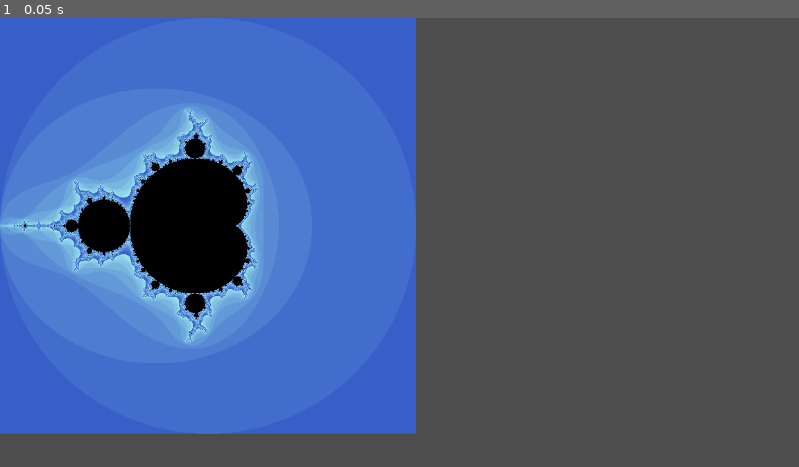
Above: before the commit, frame 1.
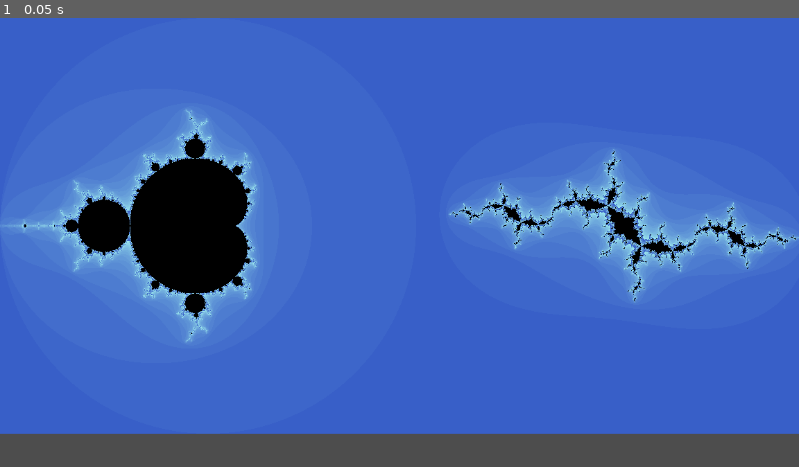
Above: after the commit, the same moment.

Repository: Wo0fle/fractal-designer
Game: Godot game, scene res://scenes/viewer.tscn
Two runs of this game, one before a commit and one after it. Both use one fixed random seed, a clock stepped at 60 frames per second and the inputs below. Before the commit the project starts from res://scenes/mandelbrot.tscn.
Inputs:
- Up to frame 1 (0.05 s): no input

The runs differ from the first frame. In frame 1, 49% of the frame differs, in the area x 0-100%, y 0-93%.

Commit message:
added julia set, share math
this is fun!

Diff:
--- a/project.godot
+++ b/project.godot
@@ -11,7 +11,7 @@
 [application]
 
 config/name="fractalscape"
-run/main_scene="res://scenes/mandelbrot.tscn"
+run/main_scene="res://scenes/viewer.tscn"
 config/features=PackedStringArray("4.0", "GL Compatibility")
 config/icon="res://icon.svg"
 
--- a/scenes/mandelbrot.gd
+++ /dev/null
@@ -1,16 +0,0 @@
-extends Node2D
-
-
-#var time = 0.0
-#var power = 0.1
-@onready var color_rect = $ColorRect
-
-#var initial_zoom = 4.0
-
-# Called every frame. 'delta' is the elapsed time since the previous frame.
-func _process(delta):
-	pass
-#	time += delta
-#	power += delta + 0.001
-#	var zoom = initial_zoom / pow(time, power)
-#	color_rect.get_material().set_shader_parameter("zoom", zoom)
--- a/scenes/mandelbrot.tscn
+++ /dev/null
@@ -1,25 +0,0 @@
-[gd_scene load_steps=4 format=3 uid="uid://5bviifyouljp"]
-
-[ext_resource type="Script" path="res://scenes/mandelbrot.gd" id="1_ddj44"]
-[ext_resource type="Shader" path="res://shaders/mandelbrot.gdshader" id="1_ghugf"]
-
-[sub_resource type="ShaderMaterial" id="ShaderMaterial_ycy42"]
-shader = ExtResource("1_ghugf")
-shader_parameter/initial_z = Vector2(0, 0)
-shader_parameter/exponent = 2.0
-shader_parameter/zoom = 4.0
-shader_parameter/center_x = 0.0
-shader_parameter/center_y = 0.0
-shader_parameter/max_iterations = 500
-shader_parameter/far_color = Vector3(56, 95, 200)
-shader_parameter/close_color = Vector3(162, 240, 240)
-shader_parameter/amount_of_colors = 10
-
-[node name="mandelbrot" type="Node2D"]
-script = ExtResource("1_ddj44")
-
-[node name="ColorRect" type="ColorRect" parent="."]
-material = SubResource("ShaderMaterial_ycy42")
-offset_right = 40.0
-offset_bottom = 40.0
-scale = Vector2(15, 15)
--- /dev/null
+++ b/scenes/viewer.tscn
@@ -0,0 +1,63 @@
+[gd_scene load_steps=6 format=3 uid="uid://dhlgkm0cdgaa4"]
+
+[ext_resource type="Shader" path="res://shaders/cset.gdshader" id="1_kmil1"]
+[ext_resource type="Shader" path="res://shaders/zset.gdshader" id="2_d3a85"]
+
+[sub_resource type="GDScript" id="GDScript_tlstf"]
+script/source = "extends Node2D
+
+
+#var time = 0.0
+#var power = 0.1
+@onready var c_set = $\"c-set\"
+
+#var initial_zoom = 4.0
+
+# Called every frame. 'delta' is the elapsed time since the previous frame.
+func _process(delta):
+	pass
+#	time += delta
+#	power += delta + 0.001
+#	var zoom = initial_zoom / pow(time, power)
+#	c_set.get_material().set_shader_parameter(\"zoom\", zoom)
+"
+
+[sub_resource type="ShaderMaterial" id="ShaderMaterial_ycy42"]
+shader = ExtResource("1_kmil1")
+shader_parameter/exponent = 2.0
+shader_parameter/zoom = 4.0
+shader_parameter/center_x = 0.0
+shader_parameter/center_y = 0.0
+shader_parameter/max_iterations = 500
+shader_parameter/far_color = Vector3(56, 95, 200)
+shader_parameter/close_color = Vector3(162, 240, 240)
+shader_parameter/amount_of_colors = 20
+shader_parameter/initial_z = Vector2(0, 0)
+
+[sub_resource type="ShaderMaterial" id="ShaderMaterial_y568x"]
+shader = ExtResource("2_d3a85")
+shader_parameter/exponent = 2.0
+shader_parameter/zoom = 4.0
+shader_parameter/center_x = 0.0
+shader_parameter/center_y = 0.0
+shader_parameter/max_iterations = 500
+shader_parameter/far_color = Vector3(56, 95, 200)
+shader_parameter/close_color = Vector3(162, 240, 240)
+shader_parameter/amount_of_colors = 20
+shader_parameter/initial_c = Vector2(-1.15, 0.26)
+
+[node name="viewer" type="Node2D"]
+script = SubResource("GDScript_tlstf")
+
+[node name="c-set" type="ColorRect" parent="."]
+material = SubResource("ShaderMaterial_ycy42")
+offset_right = 40.0
+offset_bottom = 40.0
+scale = Vector2(15, 15)
+
+[node name="z-set" type="ColorRect" parent="."]
+material = SubResource("ShaderMaterial_y568x")
+offset_left = 600.0
+offset_right = 640.0
+offset_bottom = 40.0
+scale = Vector2(15, 15)
--- /dev/null
+++ b/shaders/cset.gdshader
@@ -0,0 +1,14 @@
+shader_type canvas_item;
+
+#include "overall.gdshaderinc"
+
+uniform vec2 initial_z = vec2(0.0);
+
+void fragment() {
+	vec2 uv = UV - 0.5;
+	vec2 c = uv * zoom + vec2(center_x, -center_y);
+
+	vec2 z = vec2(initial_z.x, -initial_z.y);
+
+	COLOR = draw(z, c);
+}
--- /dev/null
+++ b/shaders/zset.gdshader
@@ -0,0 +1,14 @@
+shader_type canvas_item;
+
+#include "overall.gdshaderinc"
+
+uniform vec2 initial_c = vec2(-1.15, 0.26);
+
+void fragment() {
+	vec2 uv = UV - 0.5;
+	vec2 z = uv * zoom + vec2(center_x, -center_y);
+
+	vec2 c = vec2(initial_c.x, -initial_c.y);
+
+	COLOR = draw(z, c);
+}
Not shown, changed: shaders/overall.gdshaderinc
